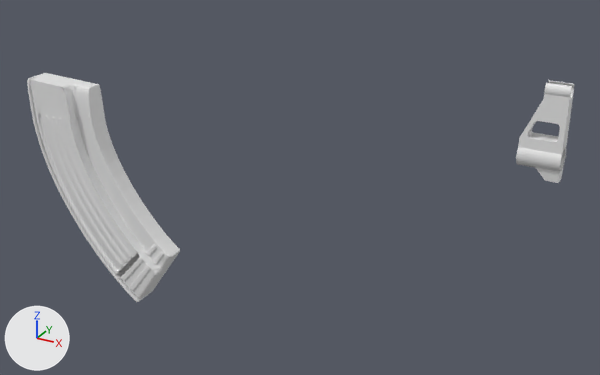
Before and after pictures for a commit that changed the Blender file AK-47.blend.
Before and after are seen from a 50 mm lens placed at (28.0, -29.4, 15.6), pointed at (11.4, 0.9, 0.5). Lighting does not change. The marker at lower left points along +X, +Y and +Z.
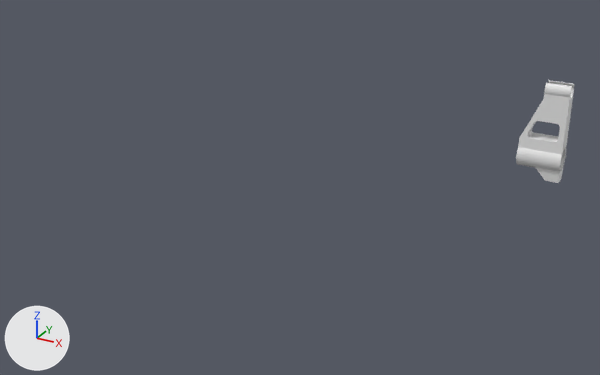
ob_beziercurve_001 is not drawn itself; it is used by a modifier of ob_cube_002.

Pixel boxes (x1, y1, x2, y2) of what changed, in the pictures (600 x 375 px):
'Cube.002', deleted: before (27, 73, 180, 302)

The change, as a diff of the scene's bpy script:
```diff
--- a/AK-47.blend.py
+++ b/AK-47.blend.py
@@ ob_beziercurve_001 @@
-ob_beziercurve_001 = bpy.data.objects.new('BezierCurve.001', cu_beziercurve_001)
-ob_beziercurve_001.location = (-0.709, -0.89, -3.08)
-ob_beziercurve_001.rotation_euler = (0.0, 1.571, 0.0)  # degrees (0, 90, 0)
-ob_beziercurve_001.scale = (-6.1, -6.1, -6.1)
@@ ob_cube_002 @@
-ob_cube_002 = bpy.data.objects.new('Cube.002', me_cube_002)
-ob_cube_002.location = (-0.64, -0.01, 2.56)
-ob_cube_002.rotation_euler = (0.0, 1.571, 0.0)  # degrees (0, 90, 0)
-ob_cube_002.scale = (5.7, 0.456, 1.81)
-_m = ob_cube_002.modifiers.new('Subsurf', 'SUBSURF')
-_m.levels = 2
-_m = ob_cube_002.modifiers.new('Curve', 'CURVE')
-_m.object = ob_beziercurve_001
```
